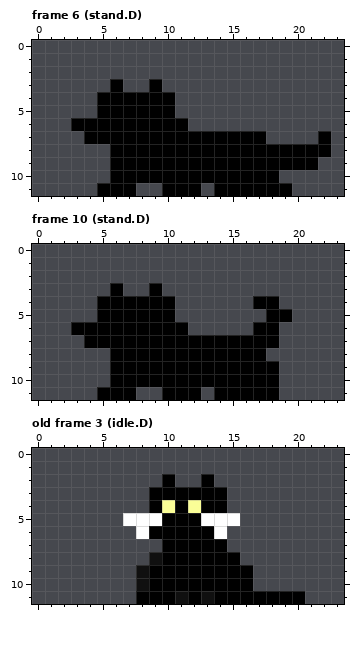
Edited in one commit: pixel-art file (Assets/Resources/new aseprite/beings/cat.aseprite). That is the earlier state.
24x12 pixels, 11 frames. Colours within 5 levels of each other are drawn and written as one. Shown: frame 6 (stand.D), frame 10 (stand.D), old frame 3 (idle.D). The commit also changed other frames, which this record leaves out.
New version:
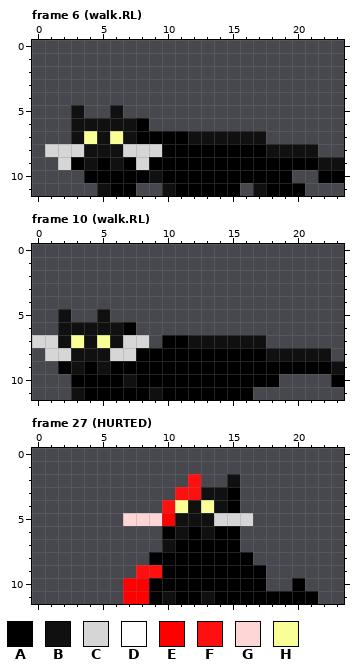
Palette (. is transparent): A #000000  B #101010  C #d6d6d6  D #ffffff  E #ff0000  F #ff1010  G #ffd6d6  H #fafe97
A new or re-ordered frame is compared with the old frame closest to it.
Change:
frames 11 -> 28
layer "red" addition added
layer "em/em" now hidden
layer "em/addon" now hidden
Changed rows in their new state; - is an unchanged pixel.
Frame 6 (walk.RL):
first column x 1:
 3 -----.--.--------------
 4 ----......-------------
 5 --B-.B....-------------
 6 --BBBBB-...------------
 7 --BHBHB----BBBBBB----.-
 8 CCCBBBCCC--------BBBB.-
 9 -CABAB-C-------------BB
10 ---AA---B---------A--AA
11 ----B----B--A--.B--A---
Frame 10 (walk.RL):
first column x 0:
 3 ------.--.--------------
 4 -----......------..-----
 5 --B--B.....-------..----
 6 --BBBBB-....-----..-----
 7 CCBHBHBCC.--BBBBBB.-----
 8 -CCBBBCC----------BBBBB-
 9 --ABAB-------------AAAAB
10 ---AAA-B---------------A
11 ---BA---AB---A---..-----
Frame 27 (HURTED) is new; against old frame 3 (idle.D):
first column x 7:
 2 ---.-F.-B------
 3 --..FFBBA------
 4 --.FHBHBA------
 5 GGGEBBBCCC-----
 6 -..-B-BAA------
 7 ---B----A------
 8 --A------A-----
 9 -FF-------A----
10 EE--------A--A-
11 EE-BA---------A
